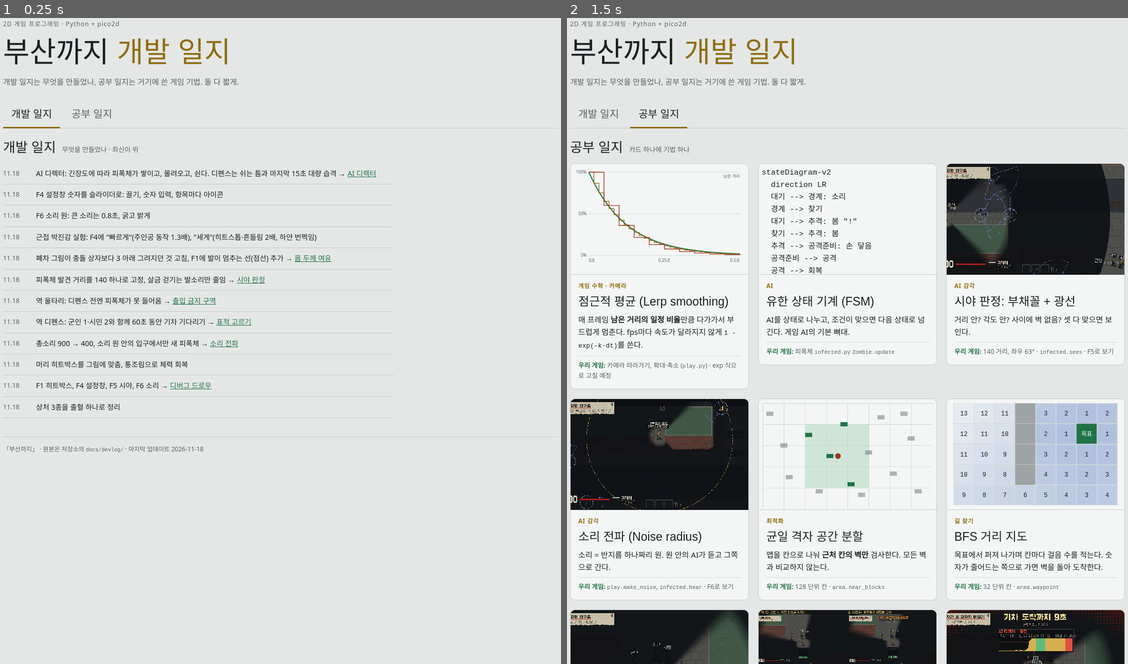
Above: before the commit, frames 1-2 (left to right).
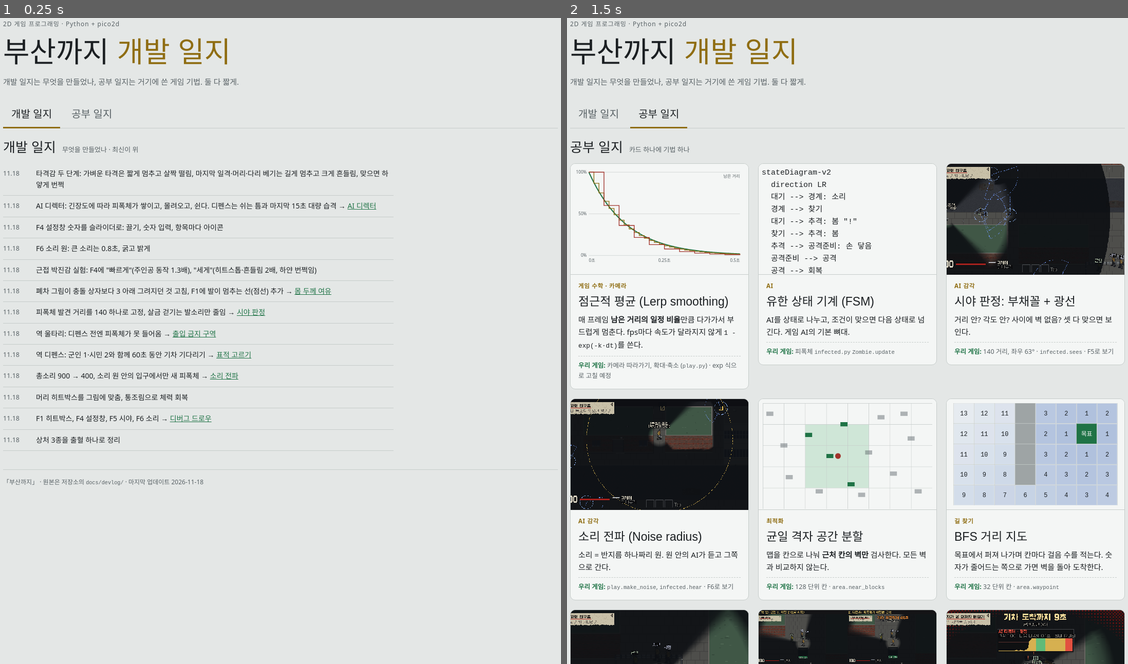
Above: after the commit, the same moments.

Repository: kimminseoung-source/2DGame_Project_NuclearSeoul
Game: browser game, page docs/devlog/index.html
Same seed, same stepped clock (60 frames per second), same inputs: the game is played once before the commit and once after it.
Inputs:
- Up to frame 1 (0.25 s): no input
- Up to frame 2 (1.5 s): click "몸 두께 여유" at 1.27 s

The runs differ from the first frame. In frame 1, 5.2% of the frame differs, in the area x 0-100%, y 23-73%; in frame 2, nothing differs.

Commit message:
타격감 두 단계: 가벼운 타격과 센 타격, 맞으면 하얗게 번쩍
- light: 2프레임 멈춤, 1px 떨림 / heavy: 9프레임 멈춤, 4px 흔들림(가로세로)
- 실험 "세게"를 기본으로 하고 F4에서 뺌

Co-Authored-By: Claude Opus 5.5 <noreply@anthropic.com>

Diff:
--- a/docs/devlog/index.html
+++ b/docs/devlog/index.html
@@ -107,6 +107,7 @@
   <section class="view log" id="view-dev" aria-labelledby="logtitle">
     <div class="section-title"><h2 id="logtitle">개발 일지</h2><small>무엇을 만들었나 · 최신이 위</small></div>
     <ol>
+      <li><span class="d">11.18</span><span>타격감 두 단계: 가벼운 타격은 짧게 멈추고 살짝 떨림, 마지막 일격·머리·다리 베기는 길게 멈추고 크게 흔들림, 맞으면 하얗게 번쩍</span></li>
       <li><span class="d">11.18</span><span>AI 디렉터: 긴장도에 따라 피폭체가 쌓이고, 몰려오고, 쉰다. 디펜스는 쉬는 틈과 마지막 15초 대량 습격 → <a href="#director">AI 디렉터</a></span></li>
       <li><span class="d">11.18</span><span>F4 설정창 숫자를 슬라이더로: 끌기, 숫자 입력, 항목마다 아이콘</span></li>
       <li><span class="d">11.18</span><span>F6 소리 원: 큰 소리는 0.8초, 굵고 밝게</span></li>
Not shown, changed: docs/DEVLOG.md
